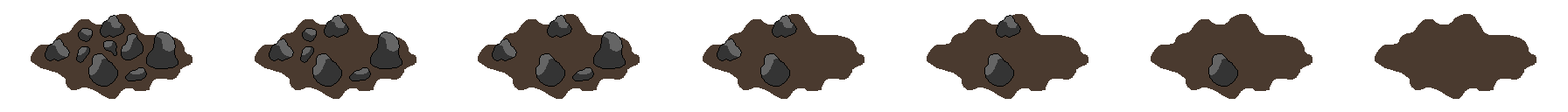
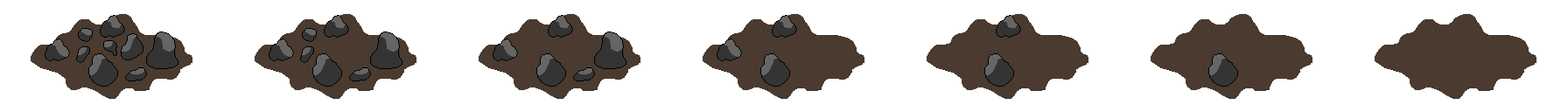
The second w=1568, h=112 image is a revision of the first. Changes to its layers:
painted on "Background" over [477, 14, 641, 99]
